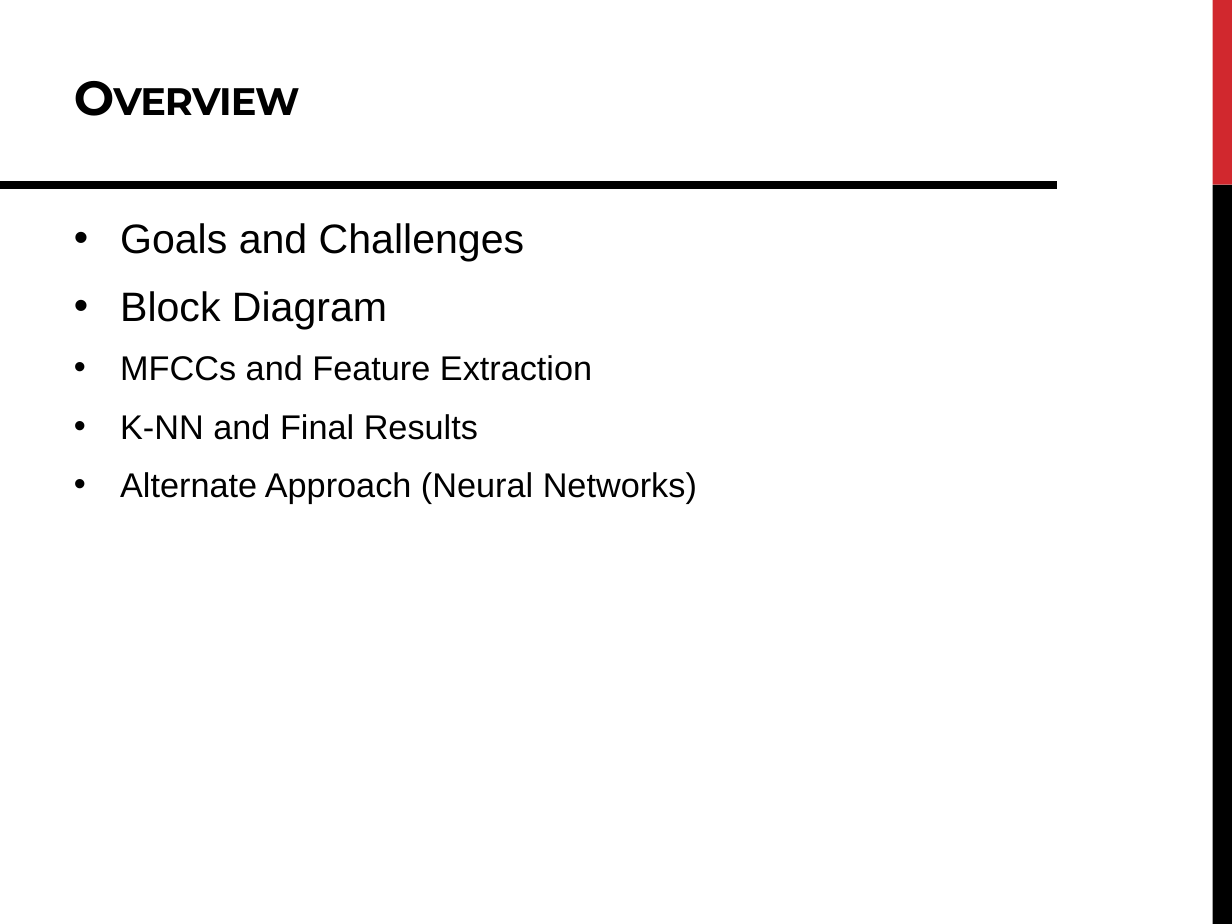
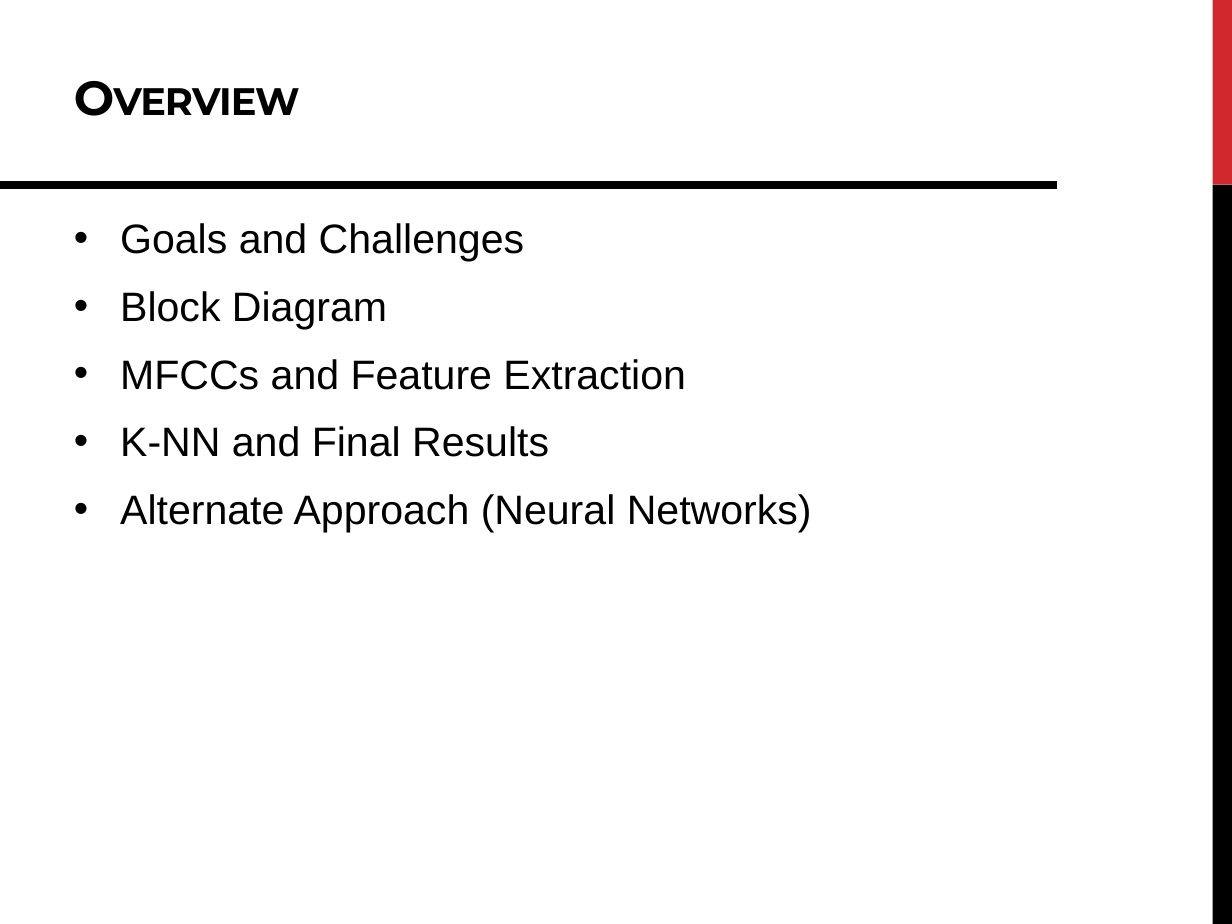
Before and after one commit to DavidRosenwasser/EE_M214A, a slide deck: slide 2 of Report/M214A Project Presentation.pptx. Drawn at 1232x924 pixels with LibreOffice and Linux fonts; fonts in the diff are those of the drawing. Boxes give left, top, right and bottom in pixels: in the first picture for what was removed or moved away, otherwise in the second. Text is boxed around its words. In the diff, an @@ line names an element or a change of style, - is before the commit and + after.

```diff
--- a/Report/M214A Project Presentation.pptx
+++ b/Report/M214A Project Presentation.pptx
@@ text at [120,359,812,532]: size 20 to 24 pt in "MFCCs and Feature Extraction", "K-NN and Final Results", "Alternate Approach (Neural Networks)" @@
```
Also in this commit, not shown: 2 other slides changed, 1 slide added.
